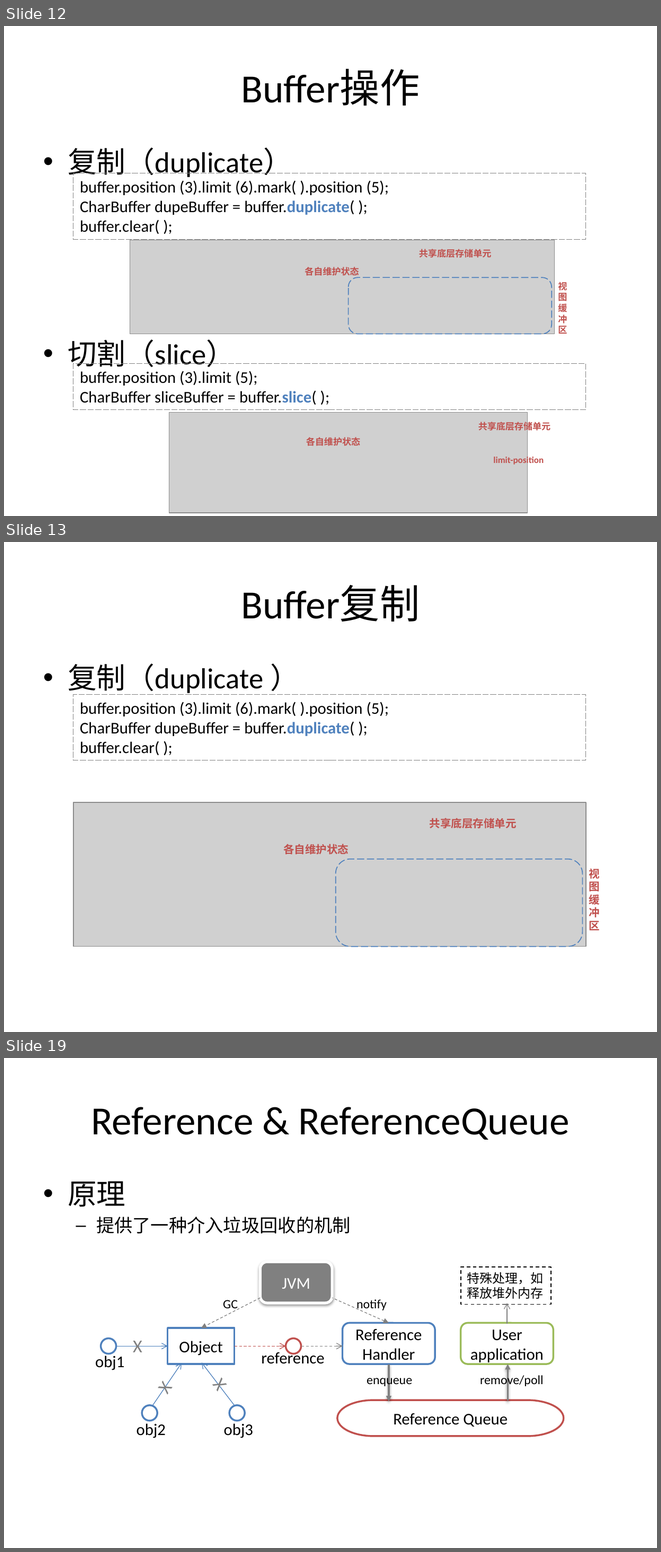
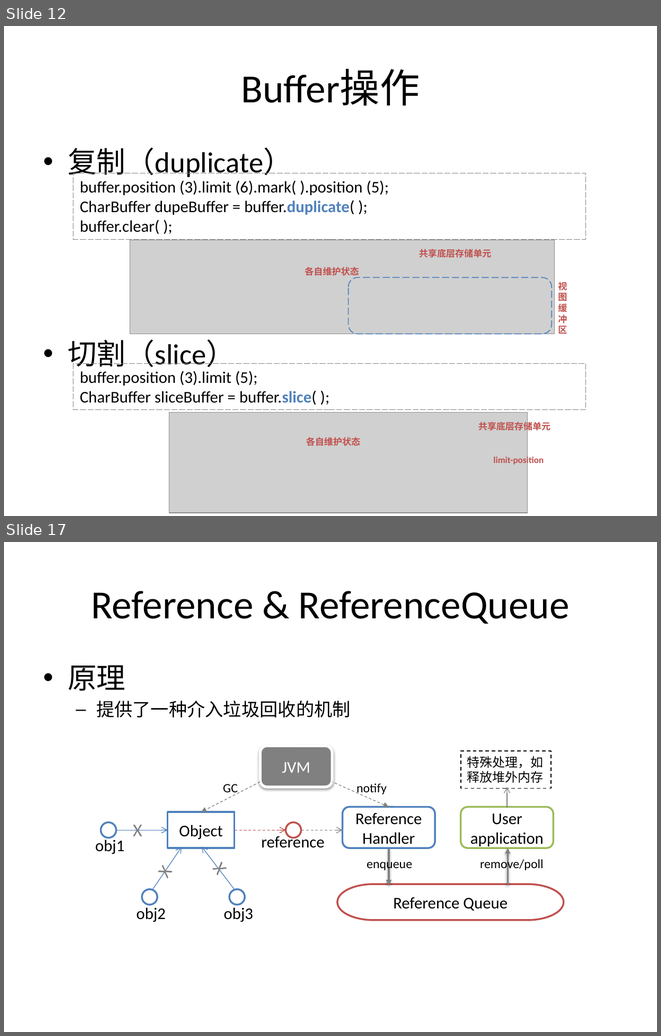
Before and after one commit to guhanjie/Knowledge-sharing, a slide deck: 扒一扒Java IO那些事儿.pptx. Shown one above the other, each under a label of ours: slides 12, 13 and 19 before the commit, slides 12 and 17 after it; the slides between them are not shown. The pictures are 661x1552 and 661x1036 pixels, drawn with LibreOffice and Linux fonts; fonts in the diff are those of the drawing; grey boxes stand for pictures. Boxes give left, top, right and bottom in pixels: in the first picture for what was removed or moved away, otherwise in the second. Text is boxed around its words. In the diff, an @@ line names an element or a change of style, - is before the commit and + after.

```diff
--- a/扒一扒Java IO那些事儿.pptx
+++ b/扒一扒Java IO那些事儿.pptx
@@ slide 13 removed at box(4, 542, 657, 1032), background #FFFFFF @@
@@ title removed at box(241, 585, 420, 622) @@
-Buffer复制
@@ text removed at box(68, 663, 263, 696) @@
-• 复制（duplicate ）
@@ rectangle removed at box(73, 694, 586, 760) @@
-buffer.position (3).limit (6).mark( ).position (5);
-CharBuffer dupeBuffer = buffer.duplicate( );
-buffer.clear( );
@@ picture removed at box(73, 803, 586, 946) @@
@@ text removed at box(430, 818, 517, 828) @@
-共享底层存储单元
@@ text removed at box(283, 844, 348, 854) @@
-各自维护状态
@@ rounded rectangle removed at box(336, 859, 583, 946) @@
@@ text removed at box(589, 868, 600, 930) @@
-视图缓冲区
@@ what was slide 19 is now slide 17 @@
```
Also in this commit, not shown: 8 slides changed, 2 other slides removed.
